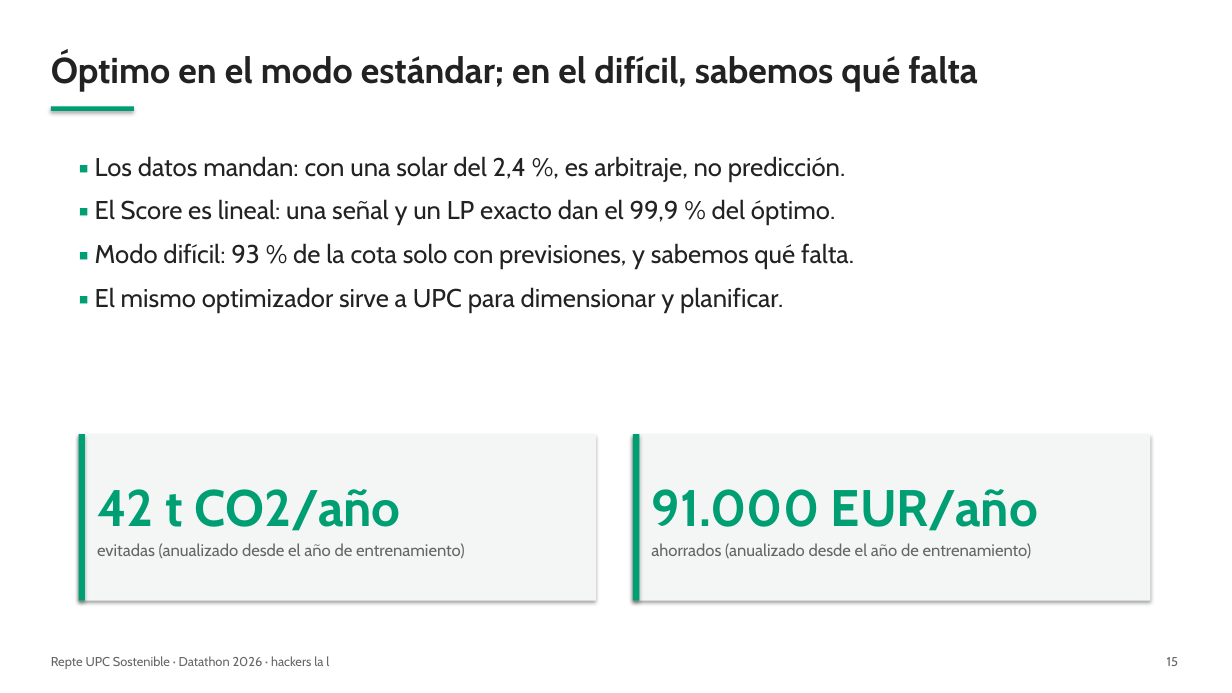
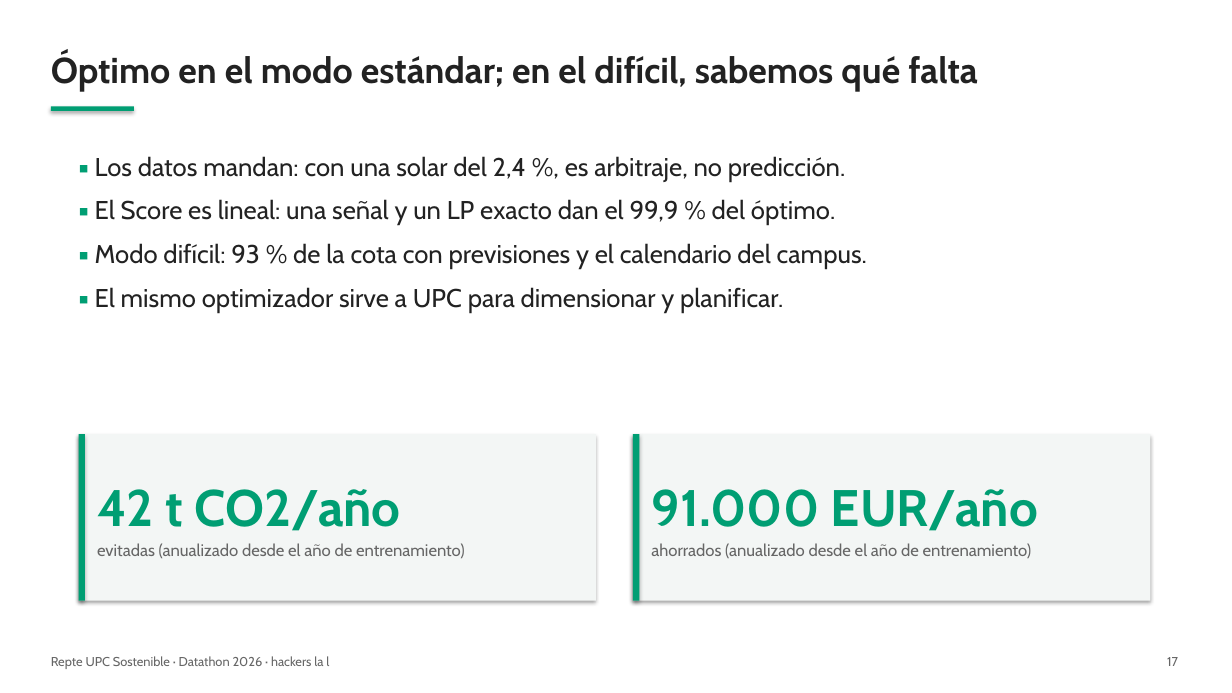
Before and after one commit to barnaredss/datathon2026, a slide deck: slide 17 of slides/presentacion.pptx (slide 15 before the commit). Drawn at 1232x693 pixels with LibreOffice and Linux fonts; fonts in the diff are those of the drawing. Boxes give left, top, right and bottom in pixels: in the first picture for what was removed or moved away, otherwise in the second. Text is boxed around its words. In the diff, an @@ line names an element or a change of style, - is before the commit and + after.

```diff
--- a/slides/presentacion.pptx
+++ b/slides/presentacion.pptx
@@ text at box(95, 243, 867, 269): text changed @@
-▪ Modo difícil: 93 % de la cota solo con previsiones, y sabemos qué falta.
+▪ Modo difícil: 93 % de la cota con previsiones y el calendario del campus.
@@ text at box(1167, 657, 1178, 666): text changed @@
-15
+17
```
Also in this commit, not shown: 10 other slides changed, 2 slides added, 10 other files.
